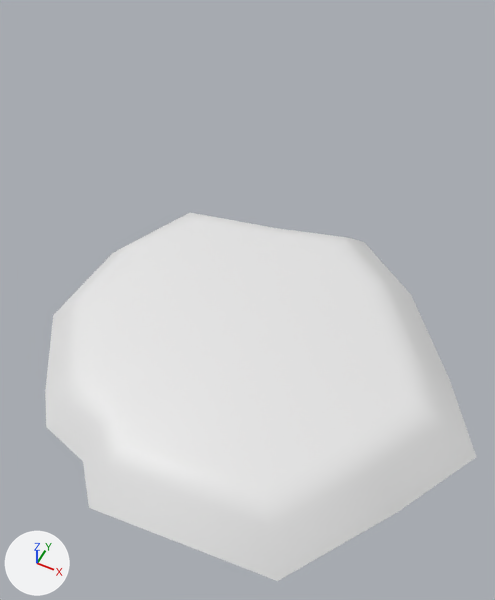
Two versions of the FBX model Assets/Artists/Noah/Assets/IslandBeach.fbx, one commit apart.
Rendered twice from a camera (50 mm lens) standing at (55.0, -107.0, 158.0) and looking at (-17.0, 37.0, -23.0). The lights are fixed; the arrows at lower left show +X, +Y and +Z. Where no turn or scale is listed for an object, it has been applied to the vertices.
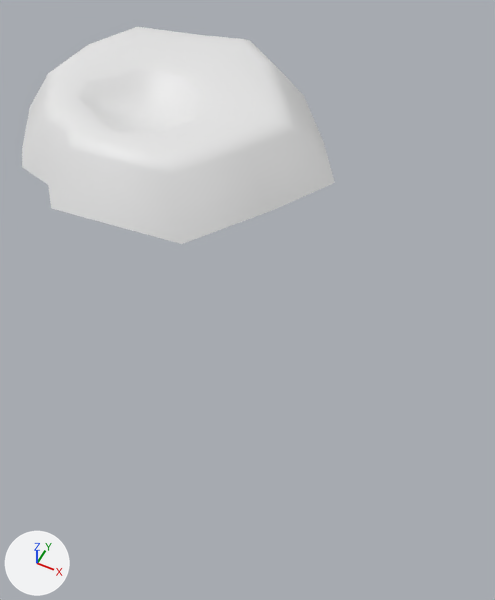
Commit message: Beach Island

Changed parts and their boxes [x1, y1, x2, y2] in the pictures (495 x 600 px):
'Plane', reshaped, moved (27% narrower, 41% shorter)
    before: [45, 212, 476, 581]
    after: [22, 27, 335, 244]
part 1 of me_plane, built on
    before: [45, 221, 476, 581]
    after: [22, 29, 335, 244]

The edits, one by one:
me_plane is used by ob_plane; location (0.0, 0.0, 0.0).
me_plane had 57 vertices, 56 faces and spanned x -58.4..68.9, y -58.4..60.8, z -0.8..11.0.
me_plane now has 113 vertices, 112 faces and spans x -64.0..75.8, y -63.9..67.1, z -10.6..11.0.
Part 1, on me_plane:
1 vertex is removed from x 0.8, y -0.9, z 11.0.
14 faces are deleted.
14 vertices move from x -58.4..68.9, y -58.4..60.8, z -0.8 to x -64.0..75.8, y -63.9..67.1, z -10.6.
57 vertices are added at x -30.8..24.4, y -37.9..10.6, z 3.2..11.0.
70 new faces join them.
Object 'Plane' (ob_plane) moves from (0.0, 0.0, 0.0) to (-85.0, 100.0, 0.0).
